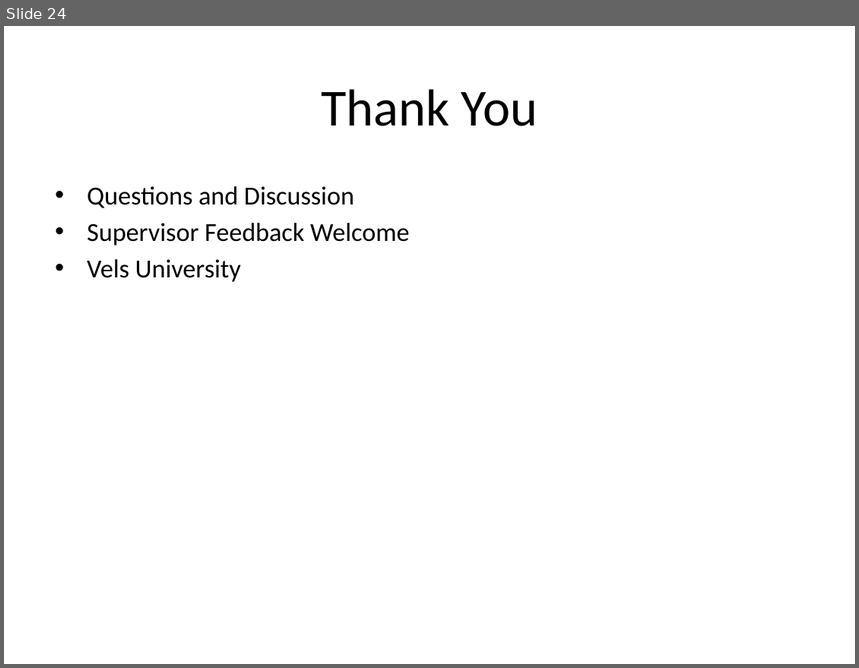
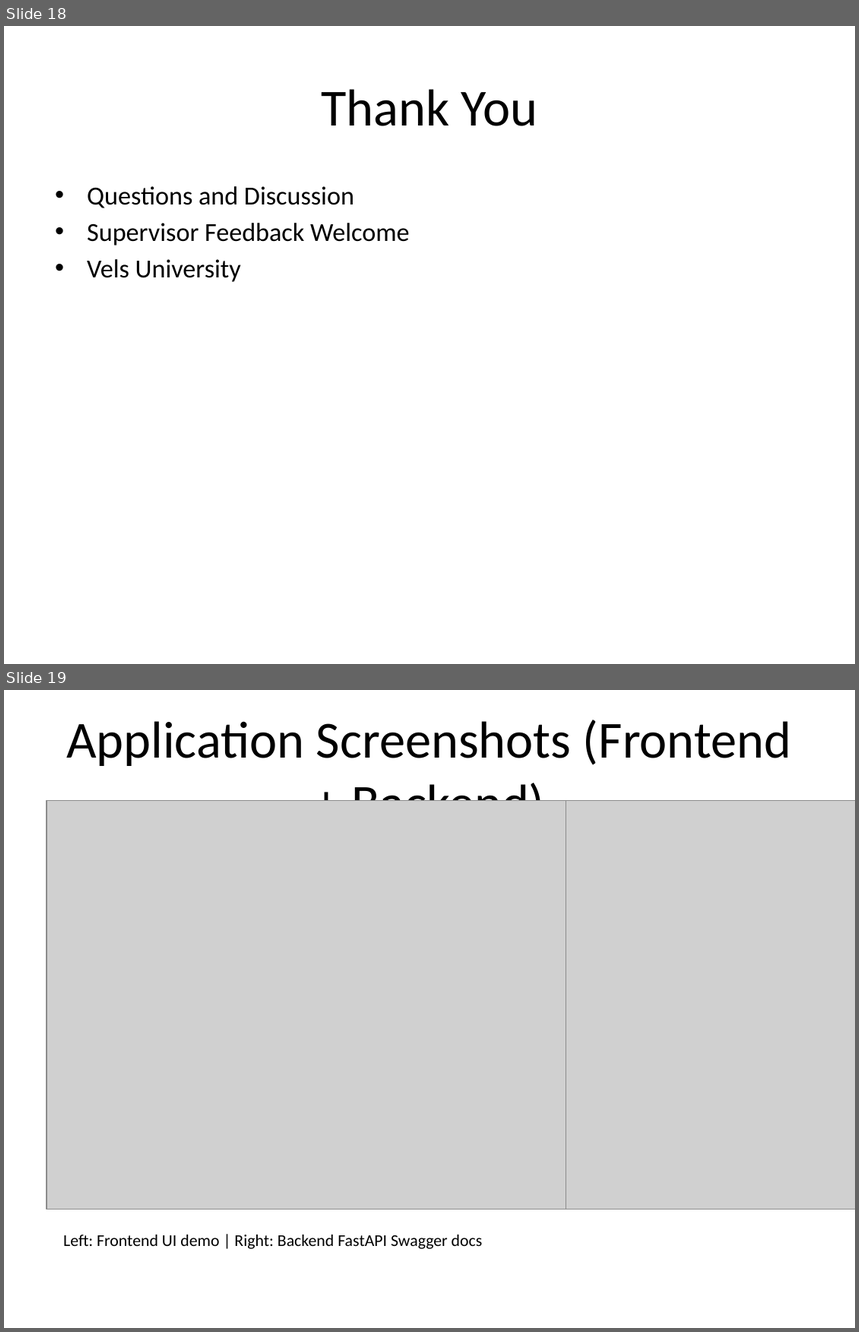
Before and after one commit to sundar0004/-Cloud-Based-RAG, a slide deck: docs/MSc_RAG_Project_Vels_University.pptx. Shown one above the other, each under a label of ours: slide 24 before the commit, slides 18 and 19 after it. The pictures are 859x668 and 859x1332 pixels, drawn with LibreOffice and Linux fonts; fonts in the diff are those of the drawing; grey boxes stand for pictures. Boxes give left, top, right and bottom in pixels: in the first picture for what was removed or moved away, otherwise in the second. Text is boxed around its words. In the diff, an @@ line names an element or a change of style, - is before the commit and + after.

Commit message:
Generate DOCX submission file and resize PPT to 19 slides with screenshots last

```diff
--- a/docs/MSc_RAG_Project_Vels_University.pptx
+++ b/docs/MSc_RAG_Project_Vels_University.pptx
@@ slide 19 added at box(4, 690, 855, 1328), background #FFFFFF @@
@@ title added at box(66, 720, 791, 801), 44 pt, text #000000 @@
+Application Screenshots (Frontend + Backend)
@@ picture added at box(47, 801, 574, 1209) @@
@@ picture added at box(566, 801, 855, 1209) @@
@@ text added at box(63, 1235, 483, 1249), 14 pt, text #000000 @@
+Left: Frontend UI demo | Right: Backend FastAPI Swagger docs
@@ what was slide 24 is now slide 18 @@
```
Also in this commit, not shown: 6 slides removed, 3 other files.
